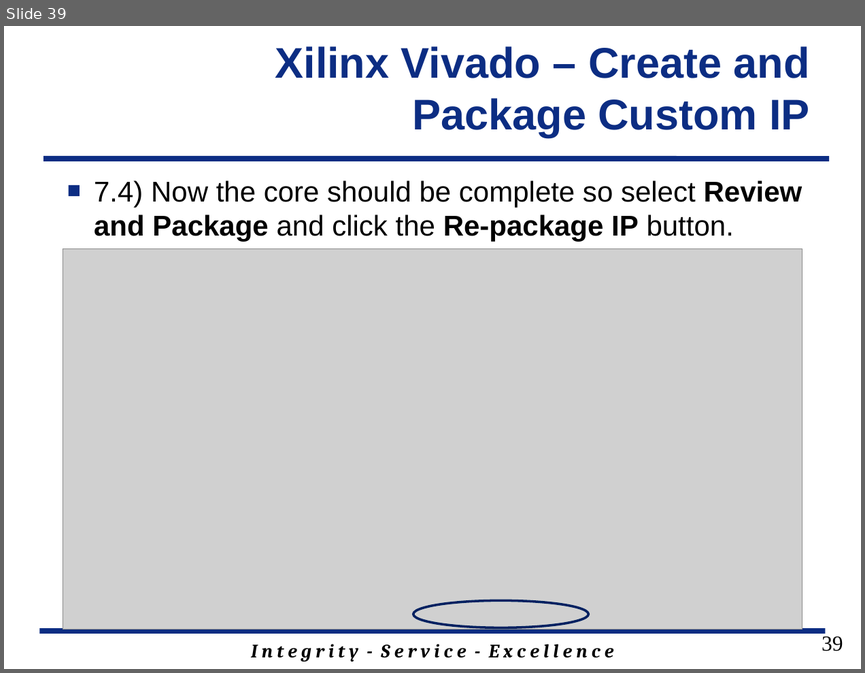
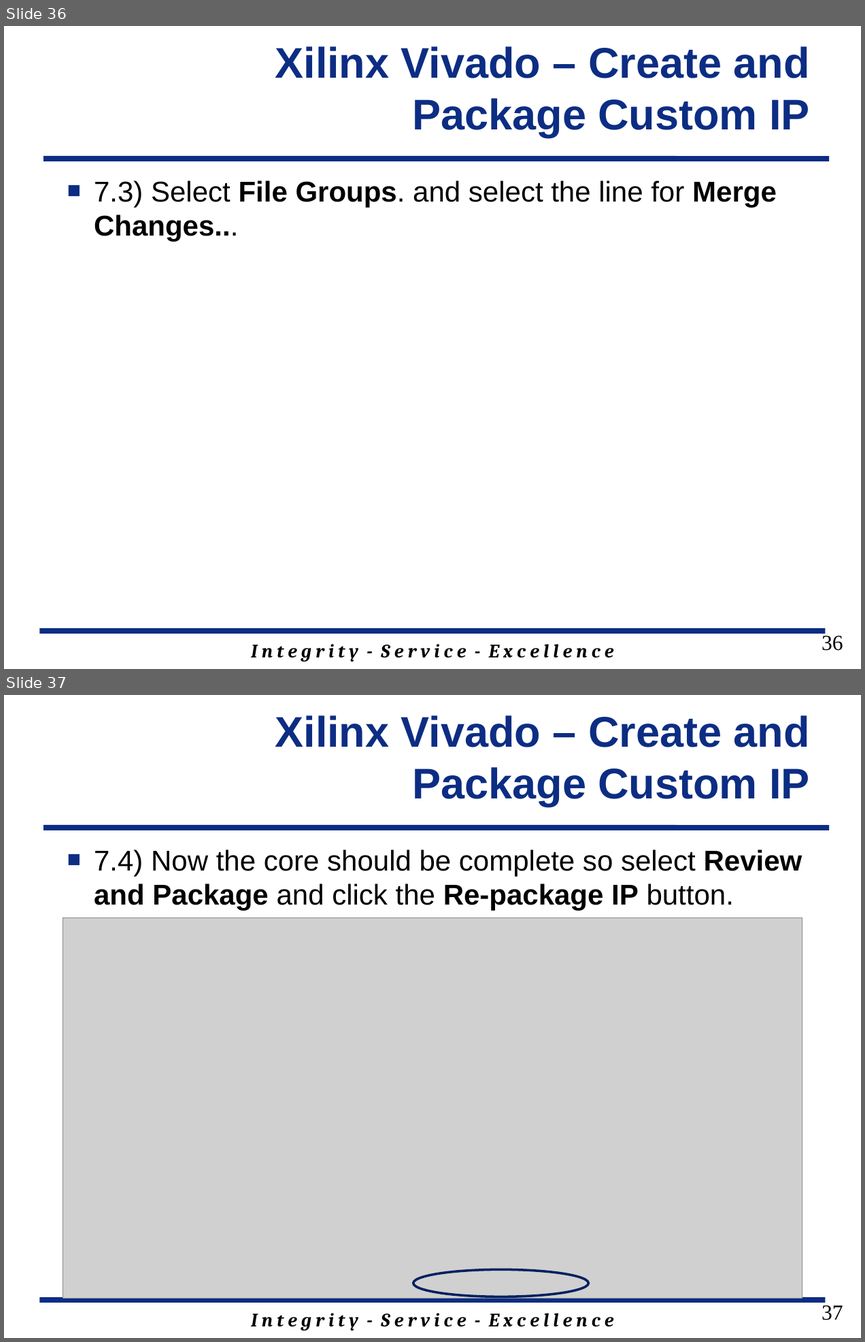
Before and after one commit to GeorgeYork/ECE383_web, a slide deck: lecture/slides/ECE_383_Lec18_2018.pptx. Shown one above the other, each under a label of ours: slide 39 before the commit, slides 36 and 37 after it. The pictures are 865x673 and 865x1342 pixels, drawn with LibreOffice and Linux fonts; fonts in the diff are those of the drawing; grey boxes stand for pictures; background and template pictures are left out. Boxes give left, top, right and bottom in pixels: in the first picture for what was removed or moved away, otherwise in the second. Text is boxed around its words. In the diff, an @@ line names an element or a change of style, - is before the commit and + after.

```diff
--- a/lecture/slides/ECE_383_Lec18_2018.pptx
+++ b/lecture/slides/ECE_383_Lec18_2018.pptx
@@ slide 36 added at (4,26,861,669), background #FFFFFF; not listed: 3 template elements that a slide beside it also shows @@
@@ title added at (275,46,810,137), 36 pt, text #0C2D83, bold @@
+Xilinx Vivado – Create and Package Custom IP
@@ text added at (94,180,776,242), 24 pt, text #000000 @@
+■ 7.3) Select File Groups. and select the line for Merge Changes...
@@ page number added at (821,633,842,650), 18 pt, text #000000 @@
+36
@@ what was slide 39 is now slide 37 @@
@@ page number at (821,1305,842,1320): text changed @@
-39
+37
```
Also in this commit, not shown: 3 slides changed, 3 slides removed.
